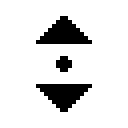
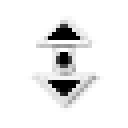
Revision of a layered 128px x 128px image; what changed, layer by layer:
painted on "Background" over [28,16,104,112]
